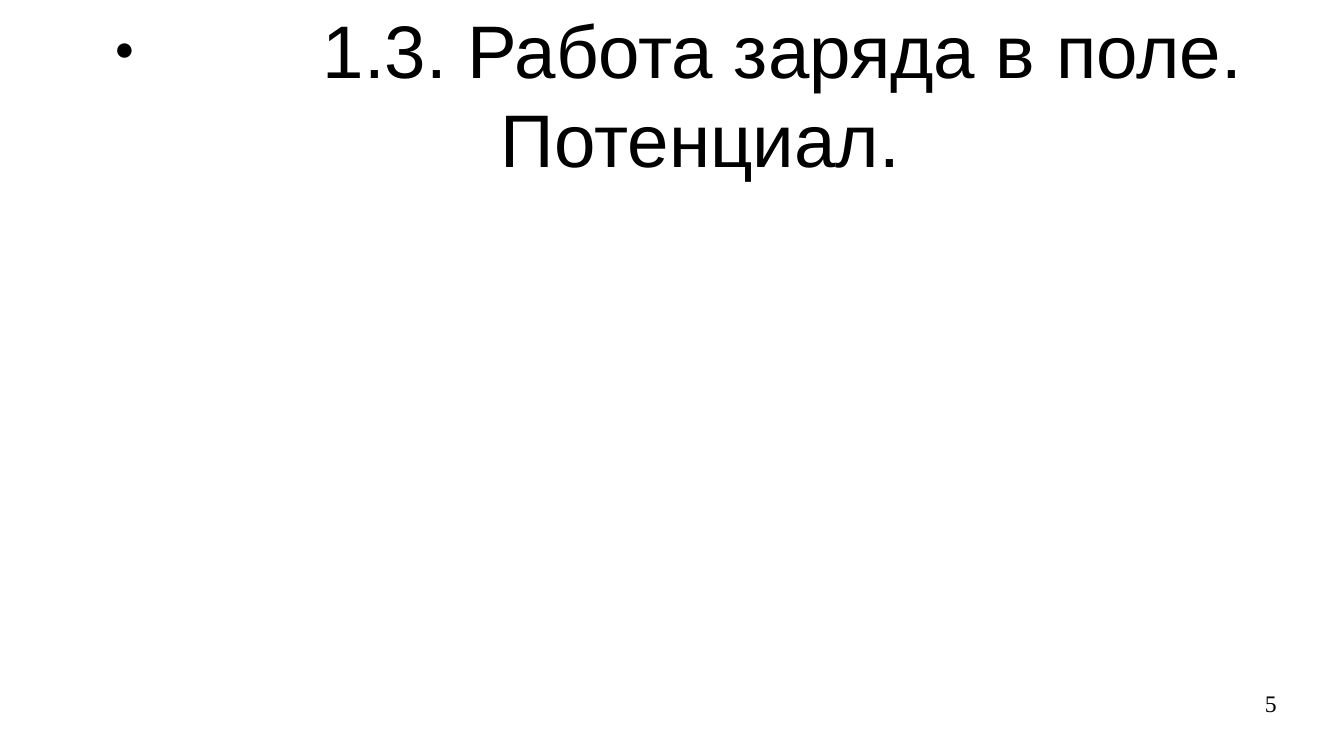
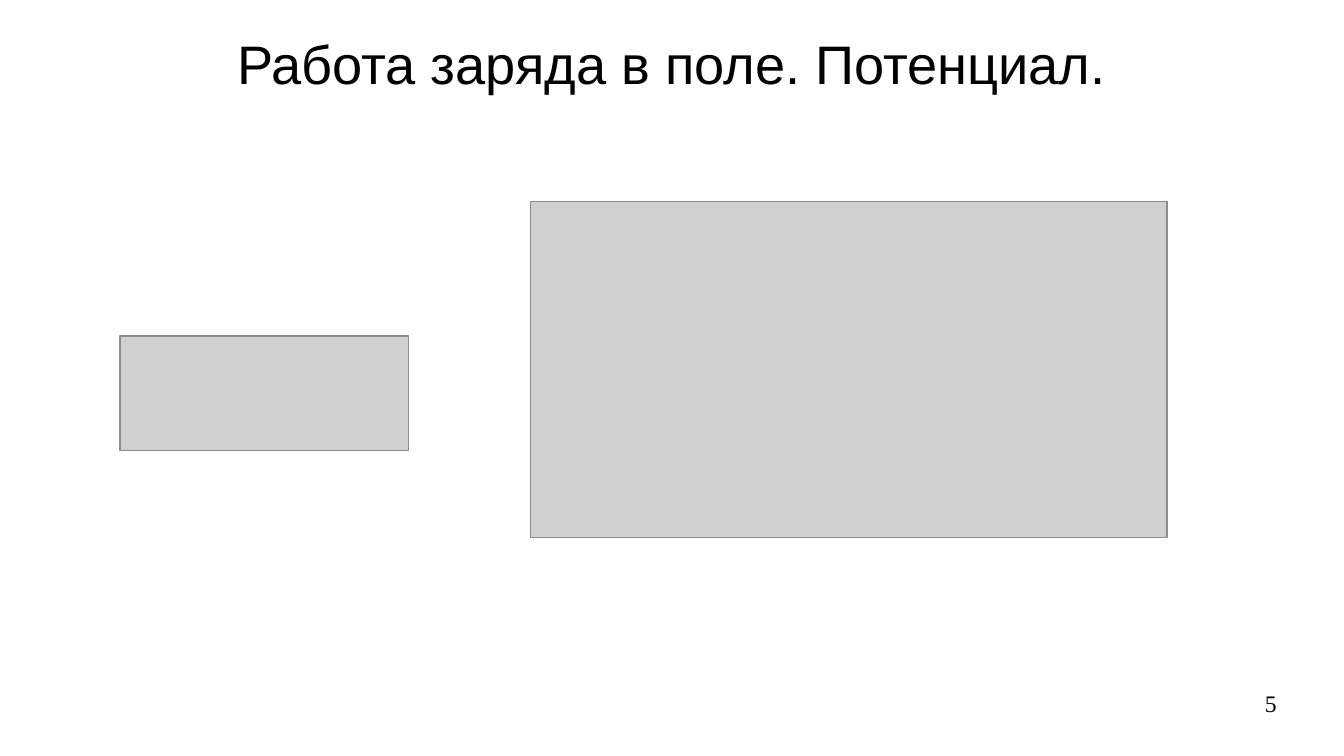
Before and after one commit to steelcraft/stud-lab, a slide deck: slide 5 of Лекции/СBDS01#L1.odp. Drawn at 1344x756 pixels with LibreOffice and Linux fonts; fonts in the diff are those of the drawing; grey boxes stand for pictures. Boxes give left, top, right and bottom in pixels: in the first picture for what was removed or moved away, otherwise in the second. Text is boxed around its words. In the diff, an @@ line names an element or a change of style, - is before the commit and + after.

```diff
--- a/Лекции/СBDS01#L1.odp
+++ b/Лекции/СBDS01#L1.odp
@@ title at (237, 44, 1105, 94): text changed; size 44 to 32 pt @@
-● 1.3. Работа заряда в поле. Потенциал.
+Работа заряда в поле. Потенциал.
@@ picture added at (531, 201, 1167, 538) @@
@@ picture added at (120, 337, 409, 451) @@
```
Also in this commit, not shown: 4 other slides changed, 1 slide added.
